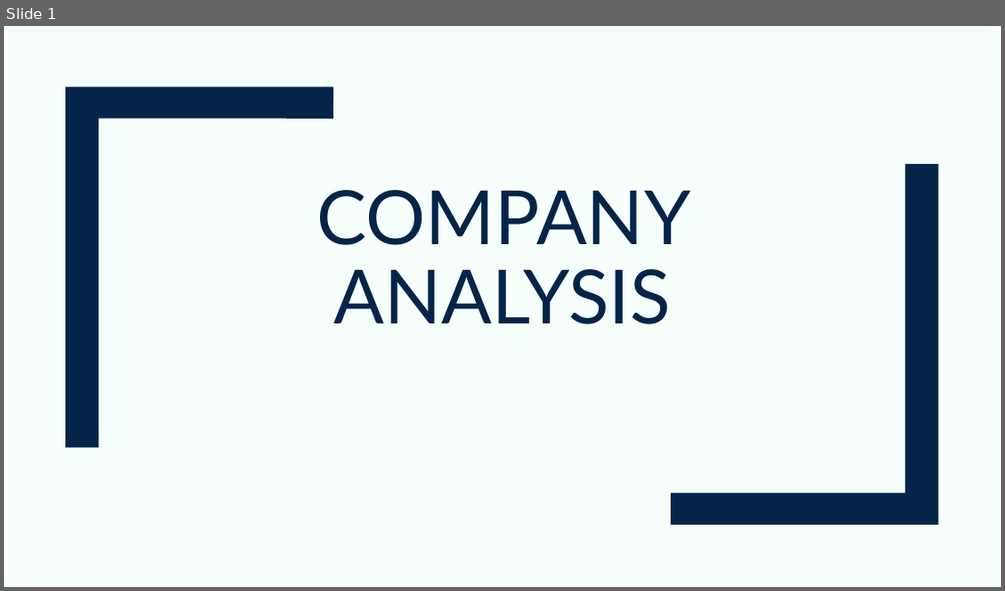
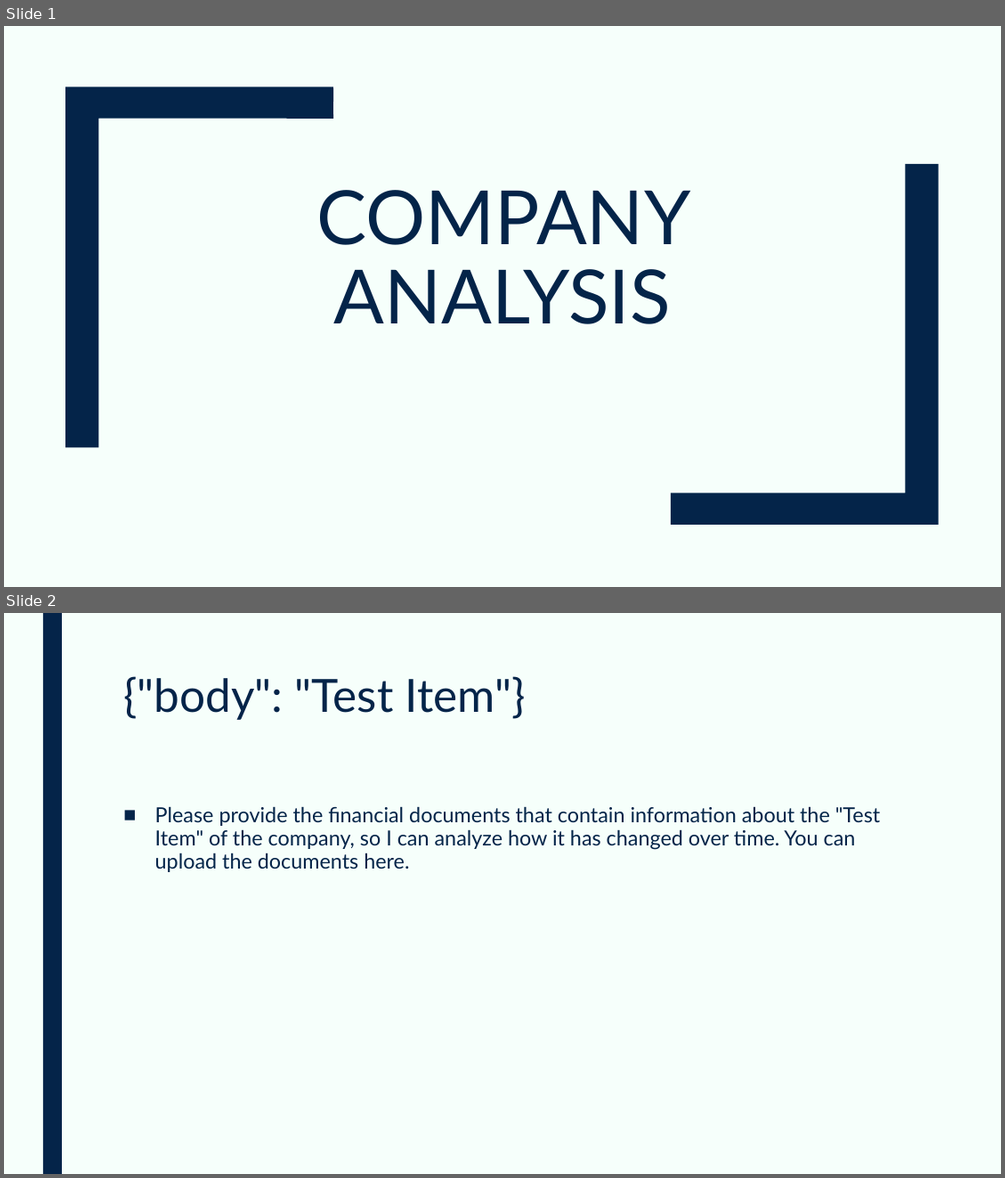
Before and after one commit to devangovind/AMUCLDISS, a slide deck: fastapi-backend/pres/output.pptx. Shown one above the other, each under a label of ours: slide 1 before the commit, slides 1 and 2 after it. The pictures are 1005x591 and 1005x1178 pixels, drawn with LibreOffice and Linux fonts; fonts in the diff are those of the drawing. Boxes give left, top, right and bottom in pixels: in the first picture for what was removed or moved away, otherwise in the second. Text is boxed around its words. In the diff, an @@ line names an element or a change of style, - is before the commit and + after.

Commit message:
test for missing env

```diff
--- a/fastapi-backend/pres/output.pptx
+++ b/fastapi-backend/pres/output.pptx
@@ slide 2 added at <box>4,613,1001,1174</box>, background #F6FFFB @@
@@ rectangle added at <box>43,613,62,1174</box>, fill #042449 @@
@@ title added at <box>123,676,526,720</box>, 44 pt, text #042449 @@
+{"body": "Test Item"}
@@ text added at <box>155,806,880,872</box>, 20 pt, text #042449 @@
+■ Please provide the financial documents that contain information about the "Test Item" of the company, so I can analyze how it has changed over time. You can upload the documents here.
```
Also in this commit, not shown: 1 other slide added, 8 slides removed, 3 other files.
